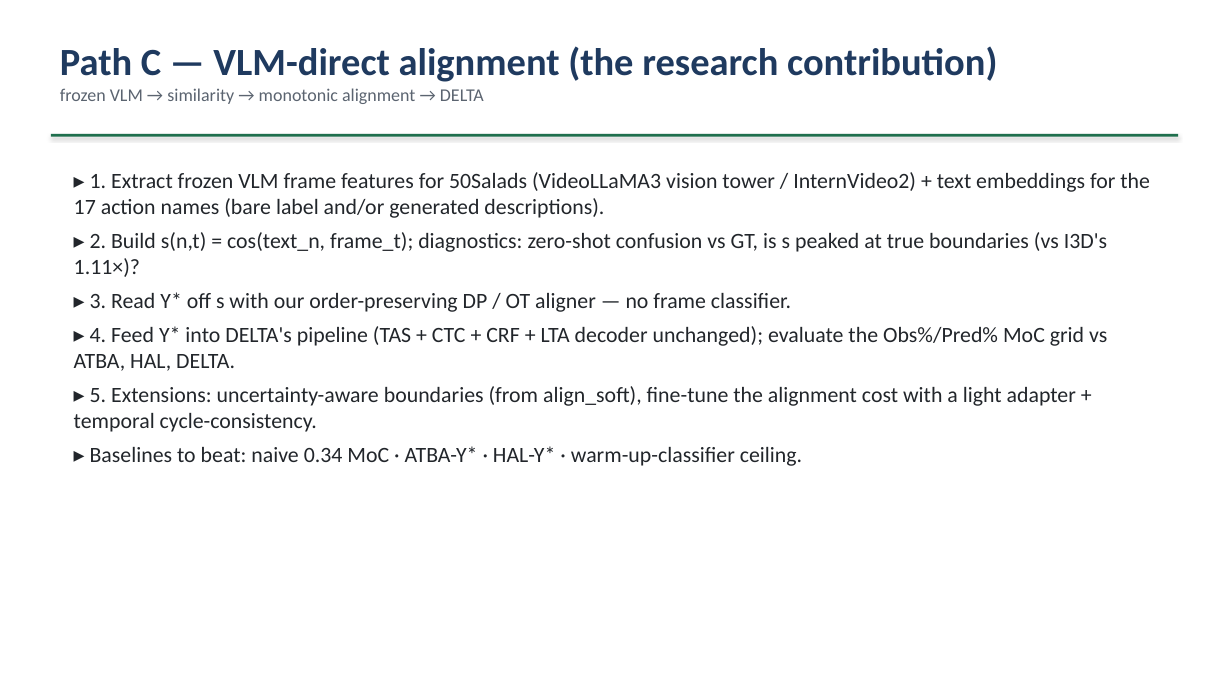
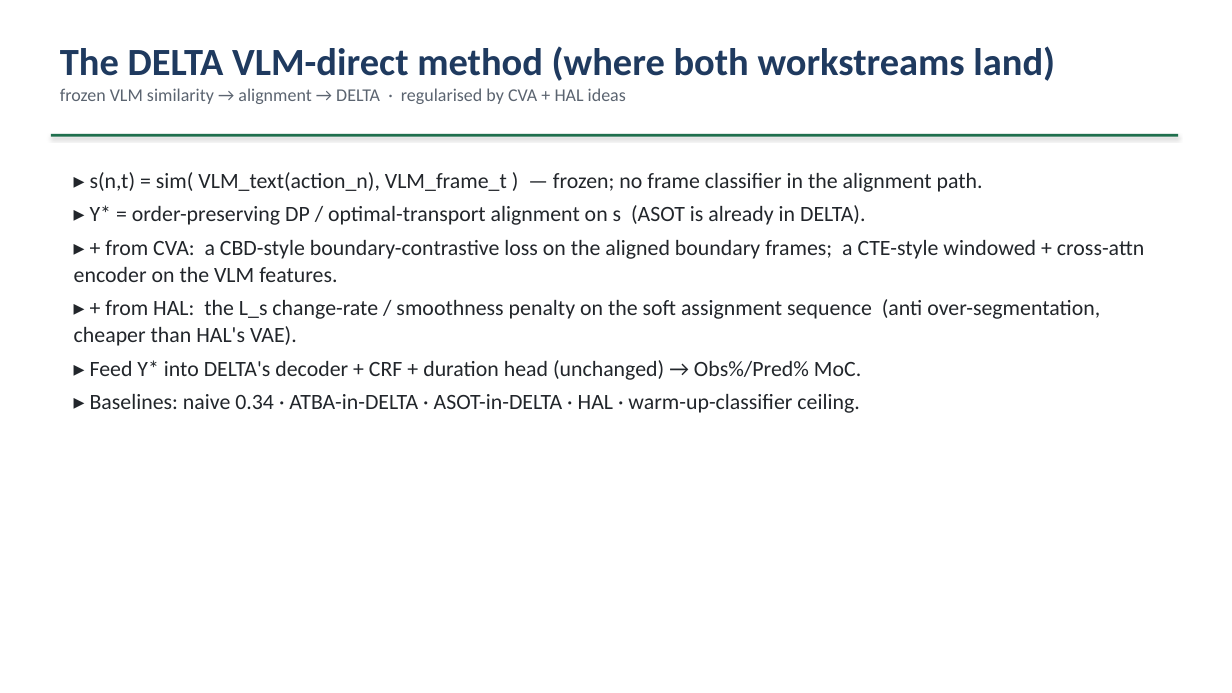
Before and after one commit to epayaslii/DELTA, a slide deck: slide 18 of slides/DELTA_progress_Mariella.pptx (slide 16 before the commit). Drawn at 1232x693 pixels with LibreOffice and Linux fonts; fonts in the diff are those of the drawing. Boxes give left, top, right and bottom in pixels: in the first picture for what was removed or moved away, otherwise in the second. Text is boxed around its words. In the diff, an @@ line names an element or a change of style, - is before the commit and + after.

Commit message:
Workstream split (Eliz->HAL, co-intern->CVA); adapt the deck
- docs/baselines-hal-cva.md: add the workstream split + Eliz's concrete HAL
  plan (H1-H7): reproduce ATBA/HAL on Breakfast, score pseudo-labels, get HAL
  running on 50Salads, port HAL into DELTA's --model_type atba, measure the
  effect on Obs%/Pred% MoC, ablate the 3 terms. Expected magnitude small; a
  clean negative is still a finding; diff_loss may transfer to the VLM aligner.
- slides/: deck adapted to the new scope -- HAL slide reframed as "my focus"
  with the open question, new CVA slide, two-axes + split slide, phased TA plan
  table, HAL H1-H7 table, "the VLM method where both workstreams land" slide,
  two-track sequencing table, updated questions. 21 slides.

```diff
--- a/slides/DELTA_progress_Mariella.pptx
+++ b/slides/DELTA_progress_Mariella.pptx
@@ text at <box>60,46,1055,104</box>: text changed; size 30 to 14 pt; text colour #1F3A5F to #5B6470; bold off @@
-Path C — VLM-direct alignment (the research contribution)
-frozen VLM → similarity → monotonic alignment → DELTA
+The DELTA VLM-direct method (where both workstreams land)
+frozen VLM similarity → alignment → DELTA · regularised by CVA + HAL ideas
@@ text at <box>74,172,1144,413</box>: text changed @@
-▸ 1. Extract frozen VLM frame features for 50Salads (VideoLLaMA3 vision tower / InternVideo2) + text embeddings for the 17 action names (bare label and/or generated descriptions).
-▸ 2. Build s(n,t) = cos(text_n, frame_t); diagnostics: zero-shot confusion vs GT, is s peaked at true boundaries (vs I3D's 1.11×)?
-▸ 3. Read Y* off s with our order-preserving DP / OT aligner — no frame classifier.
-▸ 4. Feed Y* into DELTA's pipeline (TAS + CTC + CRF + LTA decoder unchanged); evaluate the Obs%/Pred% MoC grid vs ATBA, HAL, DELTA.
-▸ 5. Extensions: uncertainty-aware boundaries (from align_soft), fine-tune the alignment cost with a light adapter + temporal cycle-consistency.
-▸ Baselines to beat: naive 0.34 MoC · ATBA-Y* · HAL-Y* · warm-up-classifier ceiling.
+▸ s(n,t) = sim( VLM_text(action_n), VLM_frame_t ) — frozen; no frame classifier in the alignment path.
+▸ Y* = order-preserving DP / optimal-transport alignment on s (ASOT is already in DELTA).
+▸ + from CVA: a CBD-style boundary-contrastive loss on the aligned boundary frames; a CTE-style windowed + cross-attn encoder on the VLM features.
+▸ + from HAL: the L_s change-rate / smoothness penalty on the soft assignment sequence (anti over-segmentation, cheaper than HAL's VAE).
+▸ Feed Y* into DELTA's decoder + CRF + duration head (unchanged) → Obs%/Pred% MoC.
+▸ Baselines: naive 0.34 · ATBA-in-DELTA · ASOT-in-DELTA · HAL · warm-up-classifier ceiling.
```
Also in this commit, not shown: 9 other slides changed, 5 slides added, 4 slides removed, 2 other files.
